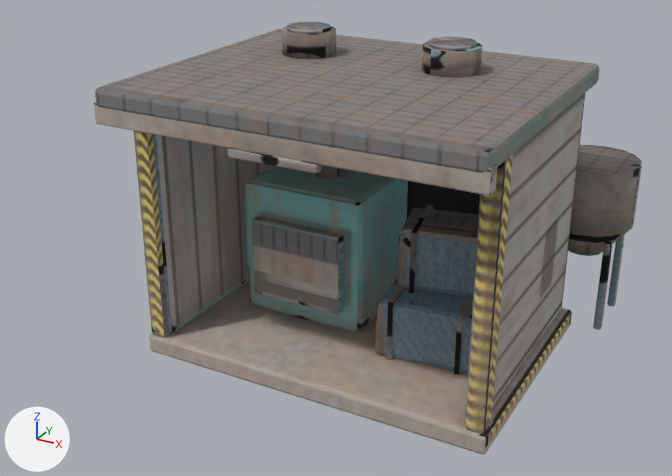
What one commit did to the glTF model models/woodcutter.glb.
Rendered twice from a 50 mm camera at (2.28, -4.53, 2.9) aimed at (-0.13, -0.14, 0.71). Lighting does not change. The marker at lower left points along +X, +Y and +Z. The picture after the commit comes second. Vertices at exactly the same position are counted once.

Names of what the first picture shows: 'woodcutter'.
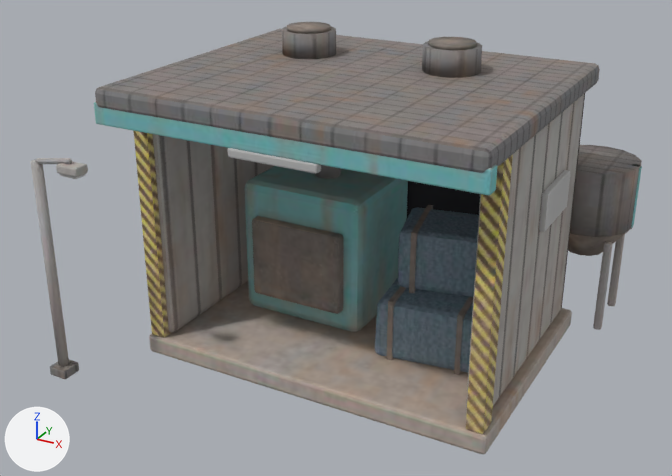
Boxes [x1, y1, x2, y2] around the edits, measured in the pictures (672 x 476 px; the box of a moved part takes in the faces that stretch with it):
'woodcutter', reshaped (11% wider)
    before: [94, 22, 642, 454]
    after: [31, 22, 642, 454]
'Glow', added
    after: [60, 148, 570, 232]
    faces in mat_glow_window (grey #bcbcbc): [539, 170, 570, 232]
    faces in mat_glow_lamp (grey #bcbcbc): [60, 148, 321, 179]
part 1 of me_box, added
    after: [31, 159, 69, 367]
part 2 of me_box, added
    after: [50, 360, 79, 379]
part 3 of me_box, added
    after: [35, 158, 72, 164]
part 4 of me_box, moved or reshaped
    before: [228, 148, 321, 174]
    after: [56, 161, 88, 177]
part 5 of me_box, surface changed
    both: [94, 22, 642, 450]

Edits to the bpy script that builds the scene:
```text
Add mat_glow_lamp:
    mat_glow_lamp = principled_material('glow_lamp')
    mat_glow_lamp.base_color = (0.5, 0.5, 0.5)  # grey #bcbcbc
    mat_glow_lamp.roughness = 0.4
Add mat_glow_window:
    mat_glow_window = principled_material('glow_window')
    mat_glow_window.base_color = (0.5, 0.5, 0.5)  # grey #bcbcbc
    mat_glow_window.roughness = 0.4
Change me_box:
    used by ob_woodcutter; location = (0.0, 0.0, 0.0)
    remove me_box.from_pydata(...)  # 1740 vertices, 3292 faces; spans x -1.09..1.33, y -1.02..1.28, z -0.01..1.85
    add me_box.from_pydata(...)  # 1868 vertices, 3536 faces; spans x -1.41..1.33, y -1.26..1.28, z -0.01..1.85
    me_box part 1: a new loose piece, an 8-sided cylinder along z spanning x -1.38..-1.32, y -1.23..-1.17, z 0.0..1.3, in mat_woodcutter_baked
    me_box part 2: the loose piece of 56 vertices spanning x -1.05..-0.95, y -0.76..-0.64, z 0.12..1.57 is copied, and the copy is scaled about its middle by (1.22, 1, 0.0338), then moved by (-0.35, -0.5, -0.81); it spans x -1.41..-1.29, y -1.26..-1.14, z 0.0..0.06
    me_box part 3: the loose piece of 56 vertices spanning x -1.09..-1.05, y -0.45..0.05, z 0.52..1.12 is copied, and the copy is multiplied about its middle by the matrix ((0.005, -0.007, 0.398), (0.523, 0.0, -0.001), (-0.028, 0.033, 0.065)), then moved by (-0.16, -1.0, 0.5); it spans x -1.35..-1.1, y -1.22..-1.18, z 1.29..1.35
    me_box part 4: the loose piece of 56 vertices spanning x -0.25..0.25, y -1.02..-0.97, z 1.45..1.5 is scaled about its middle by (0.263, 2, 1), then moved by (-1.1, -0.21, -0.17)
    me_box part 5: 2740 kept faces spanning x -1.09..1.33, y -1.02..1.28, z -0.01..1.85 get new texture (UV) coordinates
Add me_box_009:
    me_box_009.from_pydata(...)  # 184 vertices, 348 faces; spans x -1.16..1.06, y -1.24..0.41, z 0.94..1.51
    # faces by material slot: [132, 216]
    me_box_009.materials.append(mat_glow_lamp)  # grey #bcbcbc
    me_box_009.materials.append(mat_glow_window)  # grey #bcbcbc
Add ob_glow:
    ob_glow = bpy.data.objects.new('Glow', me_box_009)
    ob_glow.location = (0.0, 0.0, 0.0)
```
